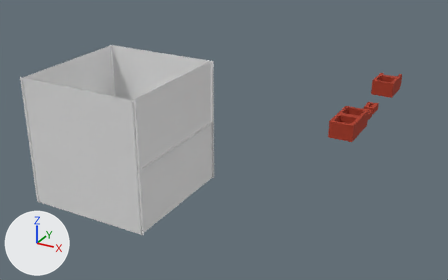
Renders of the Blender file PDC/Bricks_PDC.blend from each side of a commit.
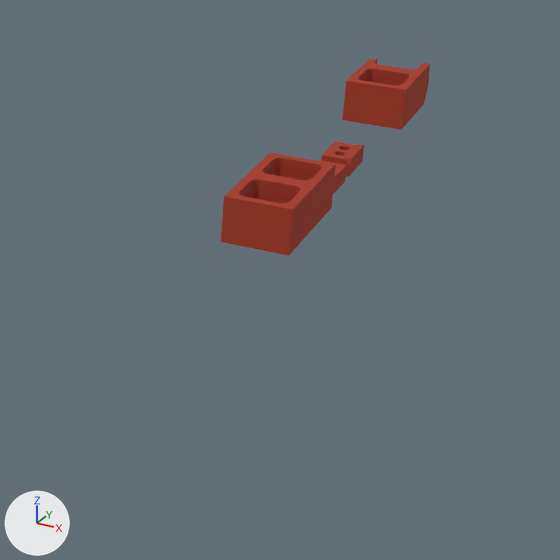
Each version appears first whole from a 50 mm lens placed at (1.37, -5.8, 1.99), pointed at (-0.95, -1.58, -0.12), and next in a close-up on the part from 56% to 100% of the width and 19% to 89% of the height. Arrows for +X, +Y and +Z are at lower left; the lights stay in place. The older version's two pictures come first.

The first close-up shows 'BRICK', 'BRICKBROKEN', 'SM_Cinderblock', 'SM_Cinderblock.001'.
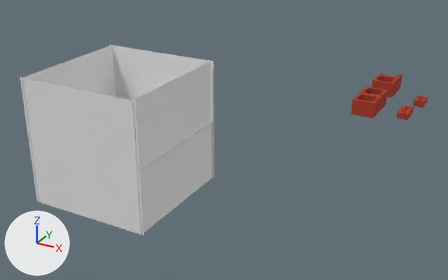
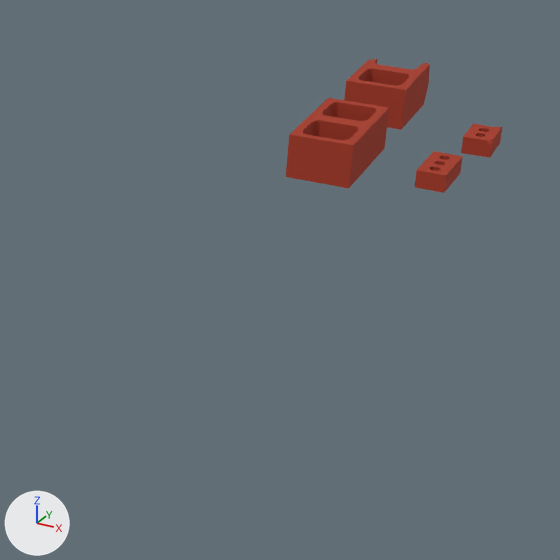
Commit message: Moved around bricks for screenshots

Location of each change, (x1, y1, x2, y2) in pixels of the close-ups (560 x 560 px):
'SM_Cinderblock', moved: before (221, 153, 336, 256); after (286, 98, 389, 188)
'BRICKBROKEN', moved: before (321, 142, 364, 177); after (461, 124, 502, 158)
'BRICK', moved: before (317, 160, 347, 194); after (415, 151, 463, 193)

Patch to the scene script:
```diff
--- a/PDC/Bricks_PDC.blend.py
+++ b/PDC/Bricks_PDC.blend.py
@@ ob_sm_cinderblock @@
 ob_sm_cinderblock = bpy.data.objects.new('SM_Cinderblock', me_plane)
-ob_sm_cinderblock.location = (-0.007, -1.178, 0.0)
+ob_sm_cinderblock.location = (-0.007, -0.598, 0.0)
@@ ob_brick @@
 ob_brick = bpy.data.objects.new('BRICK', me_cube_024)
-ob_brick.location = (0.0, -0.775, 0.0)
+ob_brick.location = (0.298, -0.522, 0.0)
 ob_brick.rotation_euler = (-0.0000364, -0.0000412, -0.0197)  # degrees (0, 0, -1.1)
@@ ob_brickbroken @@
 ob_brickbroken = bpy.data.objects.new('BRICKBROKEN', me_cube_025)
-ob_brickbroken.location = (0.0, -0.553, 0.0)
+ob_brickbroken.location = (0.351, -0.165, 0.0)
```
